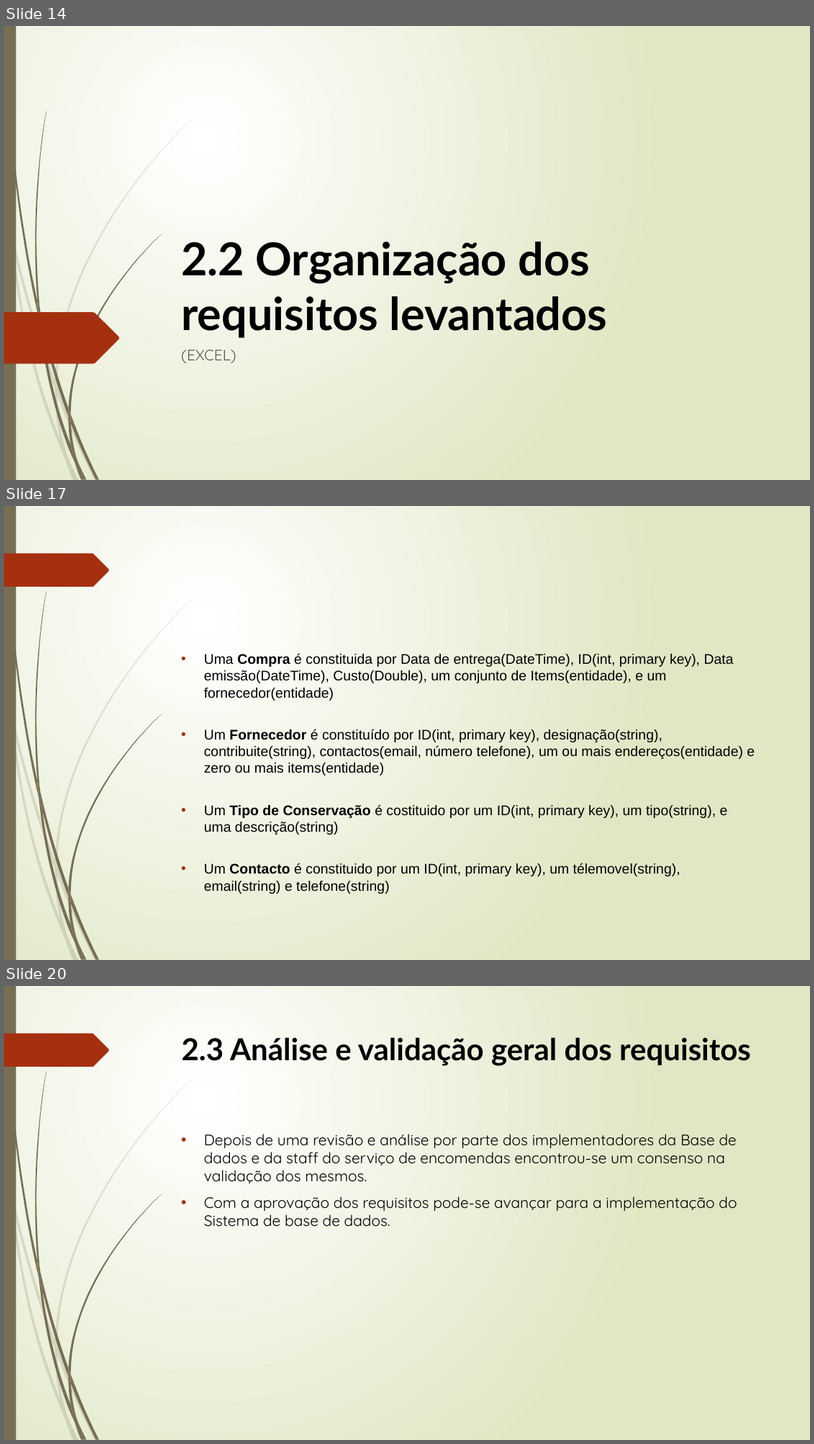
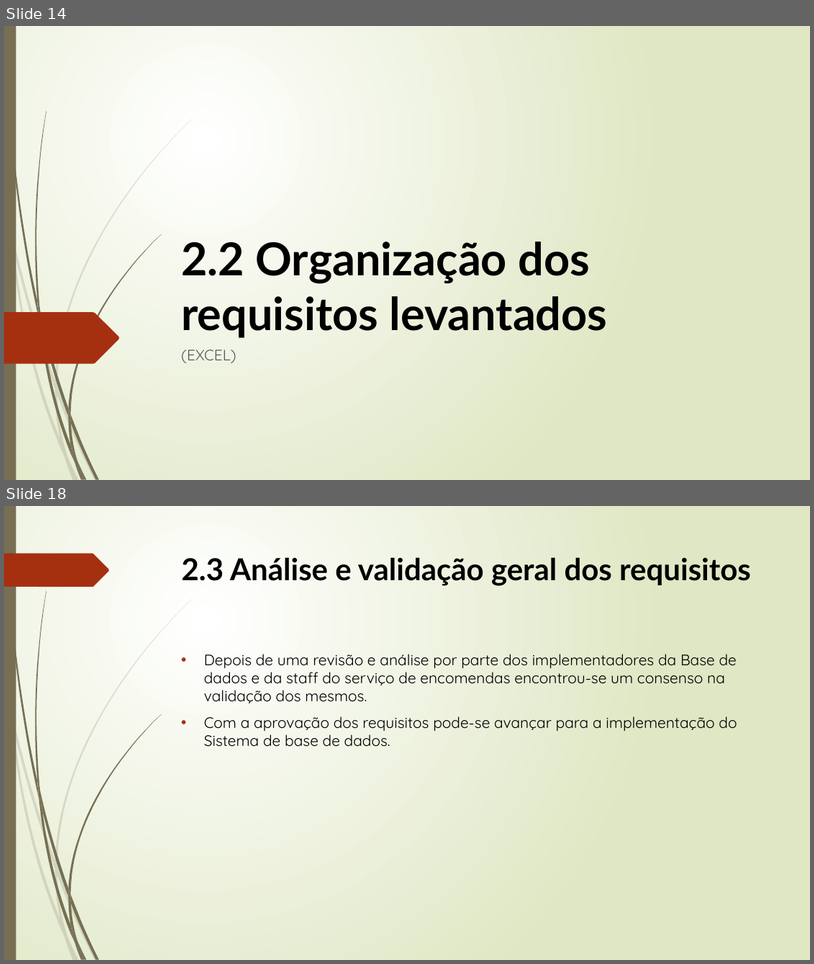
Before and after one commit to Lucenix/BD-TP, a slide deck: Apresentação1.pptx. Shown one above the other, each under a label of ours: slides 14, 17 and 20 before the commit, slides 14 and 18 after it; the slides between them are not shown. The pictures are 814x1444 and 814x964 pixels, drawn with LibreOffice and Linux fonts; fonts in the diff are those of the drawing. Boxes give left, top, right and bottom in pixels: in the first picture for what was removed or moved away, otherwise in the second. Text is boxed around its words. In the diff, an @@ line names an element or a change of style, - is before the commit and + after.

Commit message:
mais power to point

```diff
--- a/Apresentação1.pptx
+++ b/Apresentação1.pptx
@@ slide 17 removed at (4,506,810,960), background gradient #FFFFFF to #DFE8C4; not listed: 24 template elements that a slide beside it also shows @@
@@ text removed at (204,653,755,893) @@
-• Uma Compra é constituida por Data de entrega(DateTime), ID(int, primary key), Data emissão(DateTime), Custo(Double), um conjunto de Items(entidade), e um fornecedor(entidade)
-• Um Fornecedor é constituído por ID(int, primary key), designação(string), contribuite(string), contactos(email, número telefone), um ou mais endereços(entidade) e zero ou mais items(entidade)
-• Um Tipo de Conservação é costituido por um ID(int, primary key), um tipo(string), e uma descrição(string)
-• Um Contacto é constituido por um ID(int, primary key), um télemovel(string), email(string) e telefone(string)
@@ what was slide 20 is now slide 18 @@
```
Also in this commit, not shown: 2 slides changed, 5 slides added, 5 other slides removed.
